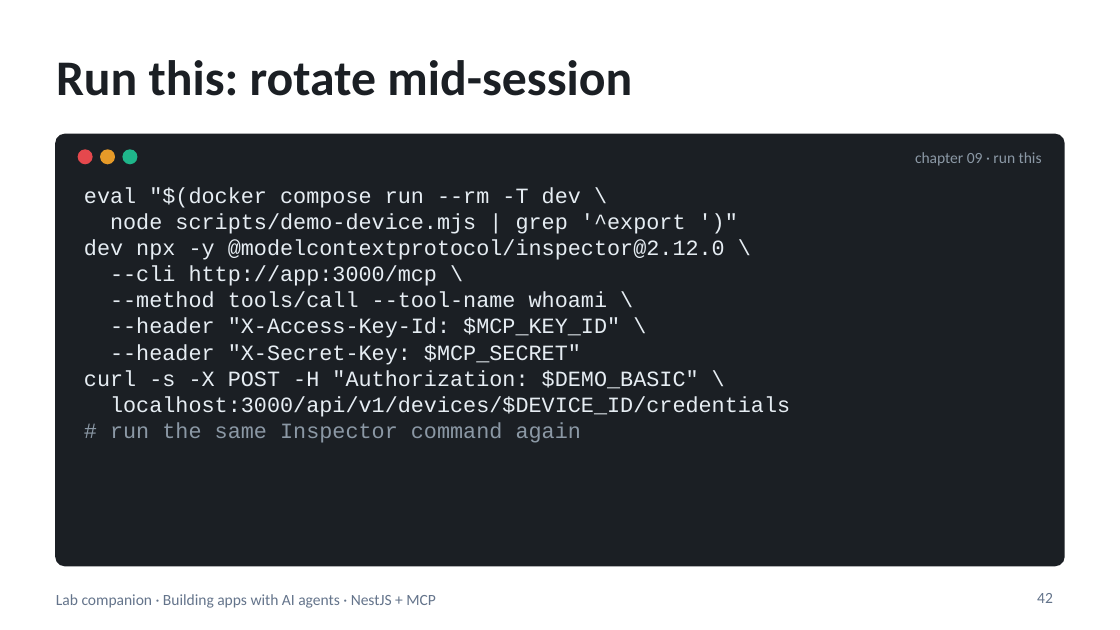
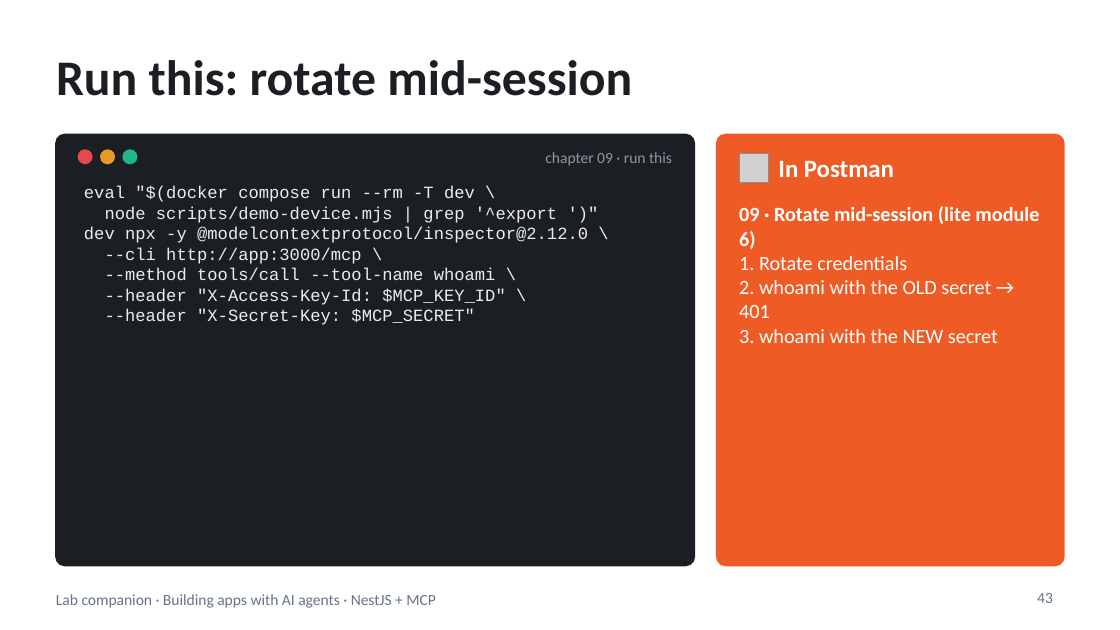
Before and after one commit to blazaga/ai-training-modules, a slide deck: slide 43 of docs/ai-agent-training/slides/lab-companion.pptx (slide 42 before the commit). Drawn at 1120x630 pixels with LibreOffice and Linux fonts; fonts in the diff are those of the drawing; grey boxes stand for pictures. Boxes give left, top, right and bottom in pixels: in the first picture for what was removed or moved away, otherwise in the second. Text is boxed around its words. In the diff, an @@ line names an element or a change of style, - is before the commit and + after.

```diff
--- a/docs/ai-agent-training/slides/lab-companion.pptx
+++ b/docs/ai-agent-training/slides/lab-companion.pptx
@@ rounded rectangle: place and size @@
-rounded rectangle at (56,134,1064,566)
+rounded rectangle at (56,134,694,566)
@@ text "chapter 09 · run this": place and size @@
-text "chapter 09 · run this" at (915,152,1042,166)
+text "chapter 09 · run this" at (545,152,672,166)
@@ rounded rectangle added at (717,134,1064,566), fill #EF5B25, outline #EF5B25 1 pt @@
@@ picture added at (739,153,768,183) @@
@@ text added at (778,161,894,177), 16 pt, text #FFFFFF, bold @@
+In Postman
@@ text "eval "$(docker compose run --rm ..." at (84,185,588,325): size 14 to 11 pt @@
@@ text added at (739,206,1039,343), 13 pt, text #FFFFFF @@
+09 · Rotate mid-session (lite module 6)
+1. Rotate credentials
+2. whoami with the OLD secret → 401
+3. whoami with the NEW secret
@@ text at (84,370,790,443): paragraphs removed @@
-curl -s -X POST -H "Authorization: $DEMO_BASIC" \
-localhost:3000/api/v1/devices/$DEVICE_ID/credentials
-# run the same Inspector command again
@@ page number at (1037,593,1053,603): text changed @@
-42
+43
```
Also in this commit, not shown: 7 other slides changed, 4 slides added, 3 slides removed, 10 other files.
